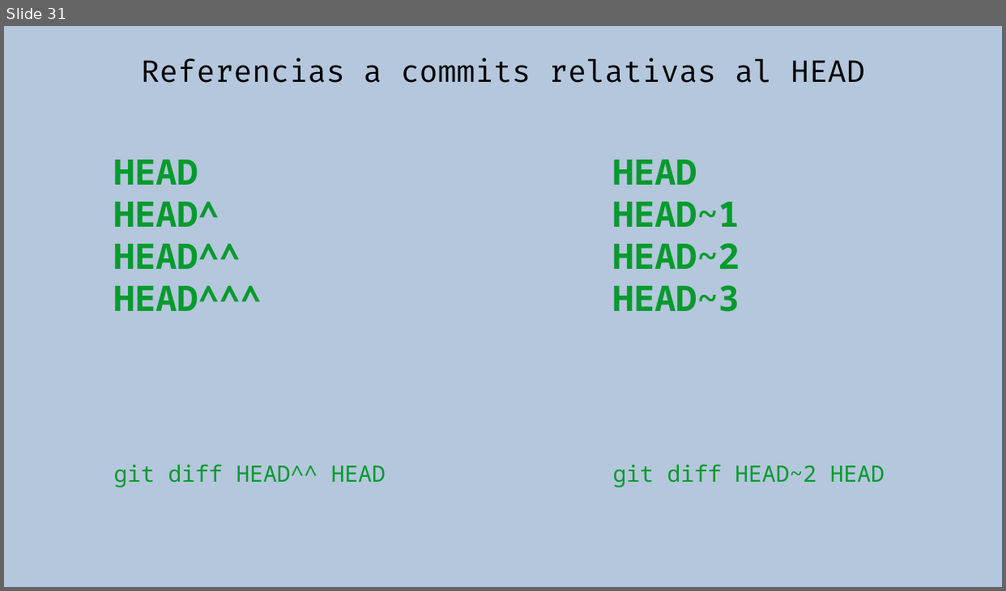
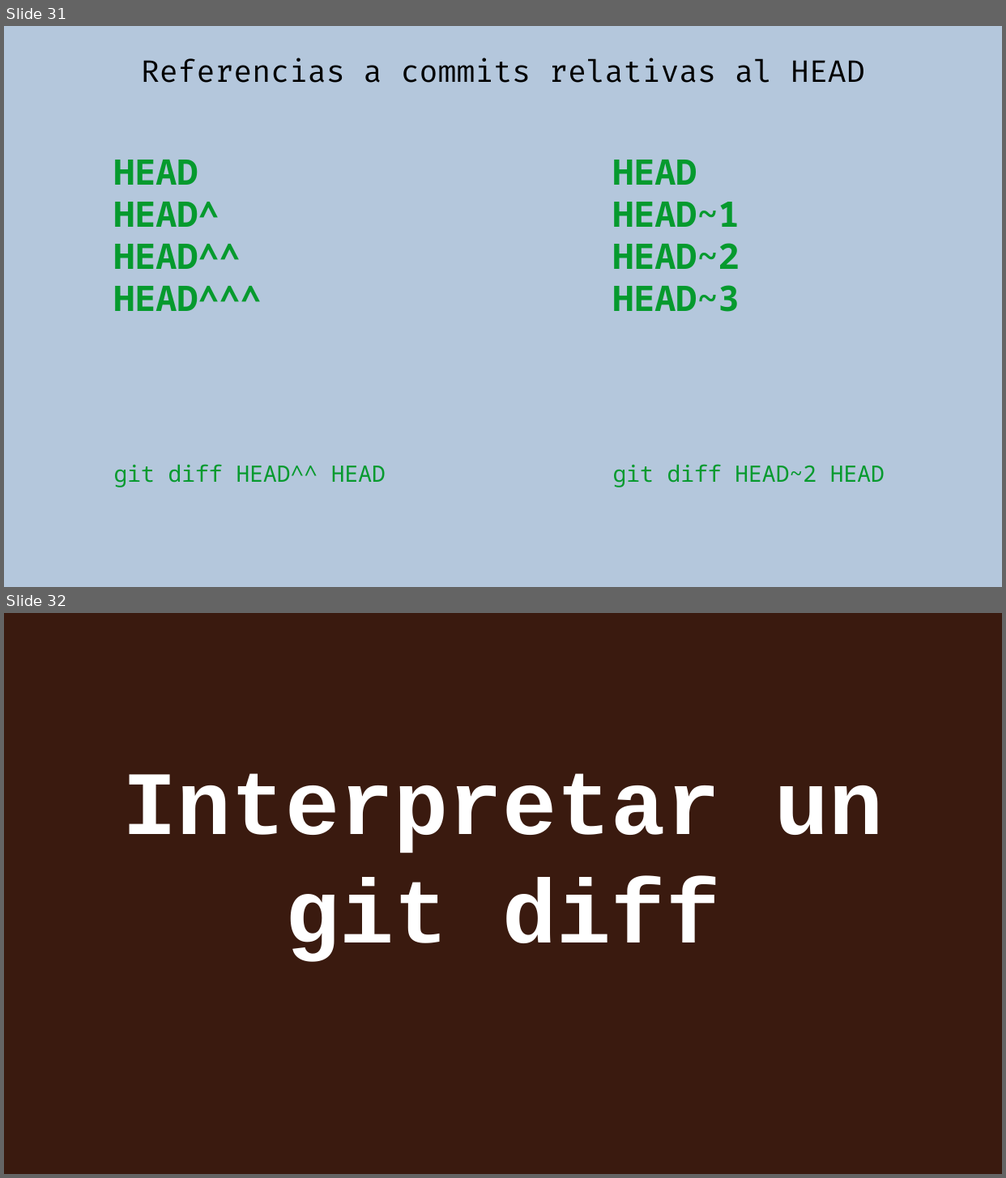
Before and after one commit to rgmf/eed2425, a slide deck: ut/02_control_de_versiones/presentacion/02_git_local.odp. Shown one above the other, each under a label of ours: slide 31 before the commit, slides 31 and 32 after it. The pictures are 1006x591 and 1006x1178 pixels, drawn with LibreOffice and Linux fonts; fonts in the diff are those of the drawing. Boxes give left, top, right and bottom in pixels: in the first picture for what was removed or moved away, otherwise in the second. Text is boxed around its words. In the diff, an @@ line names an element or a change of style, - is before the commit and + after.

```diff
--- a/ut/02_control_de_versiones/presentacion/02_git_local.odp
+++ b/ut/02_control_de_versiones/presentacion/02_git_local.odp
@@ slide 32 added at box(4, 613, 1002, 1174), background #3A1A0F @@
@@ subtitle added at box(123, 773, 883, 962), 72 pt, text #FFFFFF, bold @@
+Interpretar un git diff
```
Also in this commit, not shown: 1 slide changed, 7 other slides added, 2 slides removed, 1 other file.
